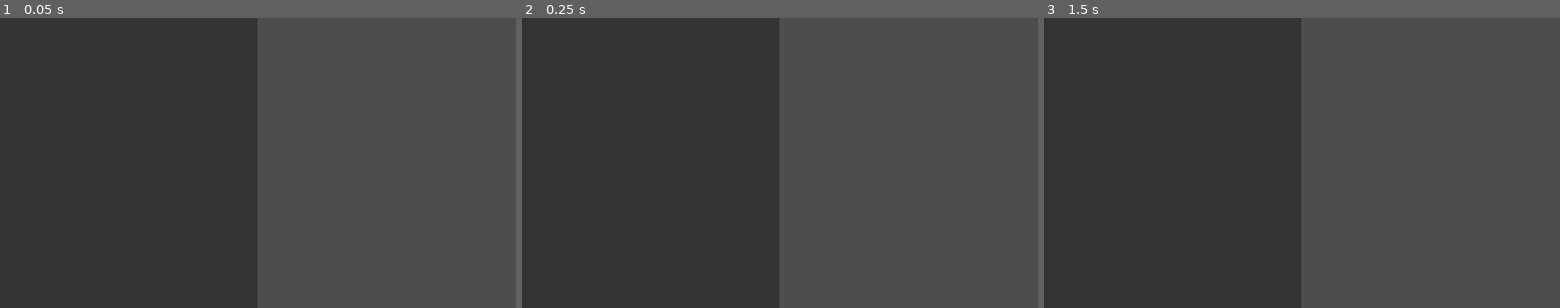
Above: before the commit, frames 1-3 (left to right).
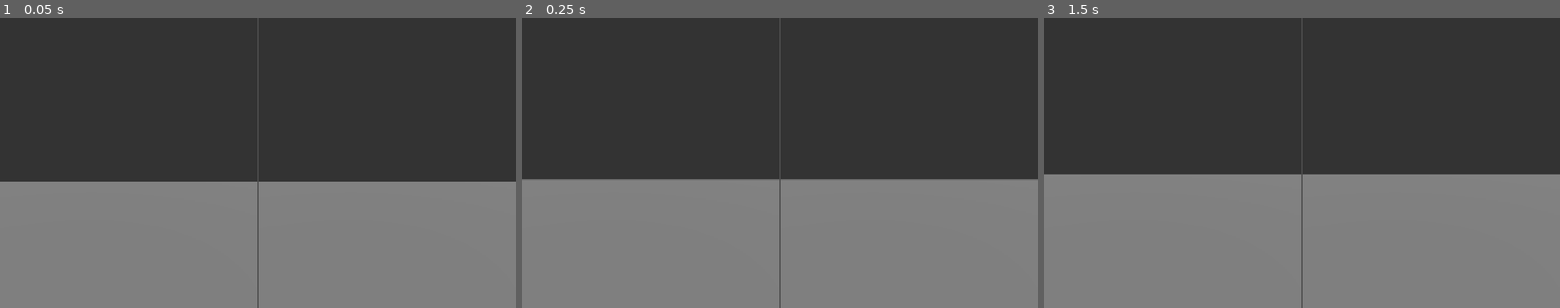
Above: after the commit, the same moments.

Repository: Badru9/camouflarge
Game: Godot game, scene res://scenes/main.tscn
The game is run twice, just before and just after one commit, with the same random seed, the same clock (stepped at 60 frames per second) and the same inputs.
Inputs:
- Up to frame 1 (0.05 s): no input
- Up to frame 2 (0.25 s): no input
- Up to frame 3 (1.5 s): tap Enter at 0.5 s; tap Space at 1.25 s

The runs differ from the first frame. In frame 1, 72% of the frame differs, in the area x 0-100%, y 0-100%; in frame 2, 72%; in frame 3, 73%.
Error before the commit: Invalid assignment of property or key 'position' with value of type 'Vector3' on a base object of type 'null instance'. (res://scenes/main.gd:30)

Commit message:
fix: resolve camera redundancy and split-screen viewport nesting

Diff:
--- a/scenes/main.gd
+++ b/scenes/main.gd
@@ -14,18 +14,9 @@
 	player1.global_position = Vector3(-2, 1, 0)
 	viewport1.get_node("Map").add_child(player1)
 
-	# Instantiate player 2 di Viewport 2
+	# Instantiate player 2 di Viewport 2 (berbagi world_3d yang sama)
 	var player2 = preload("res://scenes/player.tscn").instantiate()
 	player2.player_id = 2
 	player2.name = "Player2"
 	player2.global_position = Vector3(2, 1, 0)
-	viewport1.get_node("Map").add_child(player2)
-
-	# Set target camera untuk masing-masing viewport
-	viewport1.get_camera_3d().reparent(player1.get_node("CameraPivot"))
-	viewport1.get_camera_3d().position = Vector3.ZERO
-	viewport1.get_camera_3d().rotation = Vector3.ZERO
-
-	viewport2.get_camera_3d().reparent(player2.get_node("CameraPivot"))
-	viewport2.get_camera_3d().position = Vector3.ZERO
-	viewport2.get_camera_3d().rotation = Vector3.ZERO
+	viewport2.add_child(player2)
--- a/scenes/main.tscn
+++ b/scenes/main.tscn
@@ -28,8 +28,6 @@
 
 [node name="Map" parent="GridContainer/ViewportContainer1/Viewport1" instance=ExtResource("2_map_scene")]
 
-[node name="Camera3D" type="Camera3D" parent="GridContainer/ViewportContainer1/Viewport1"]
-
 [node name="ViewportContainer2" type="SubViewportContainer" parent="GridContainer"]
 layout_mode = 2
 size_flags_horizontal = 3
@@ -40,5 +38,3 @@
 handle_input_locally = false
 size = Vector2i(574, 648)
 render_target_update_mode = 4
-
-[node name="Camera3D" type="Camera3D" parent="GridContainer/ViewportContainer2/Viewport2"]
